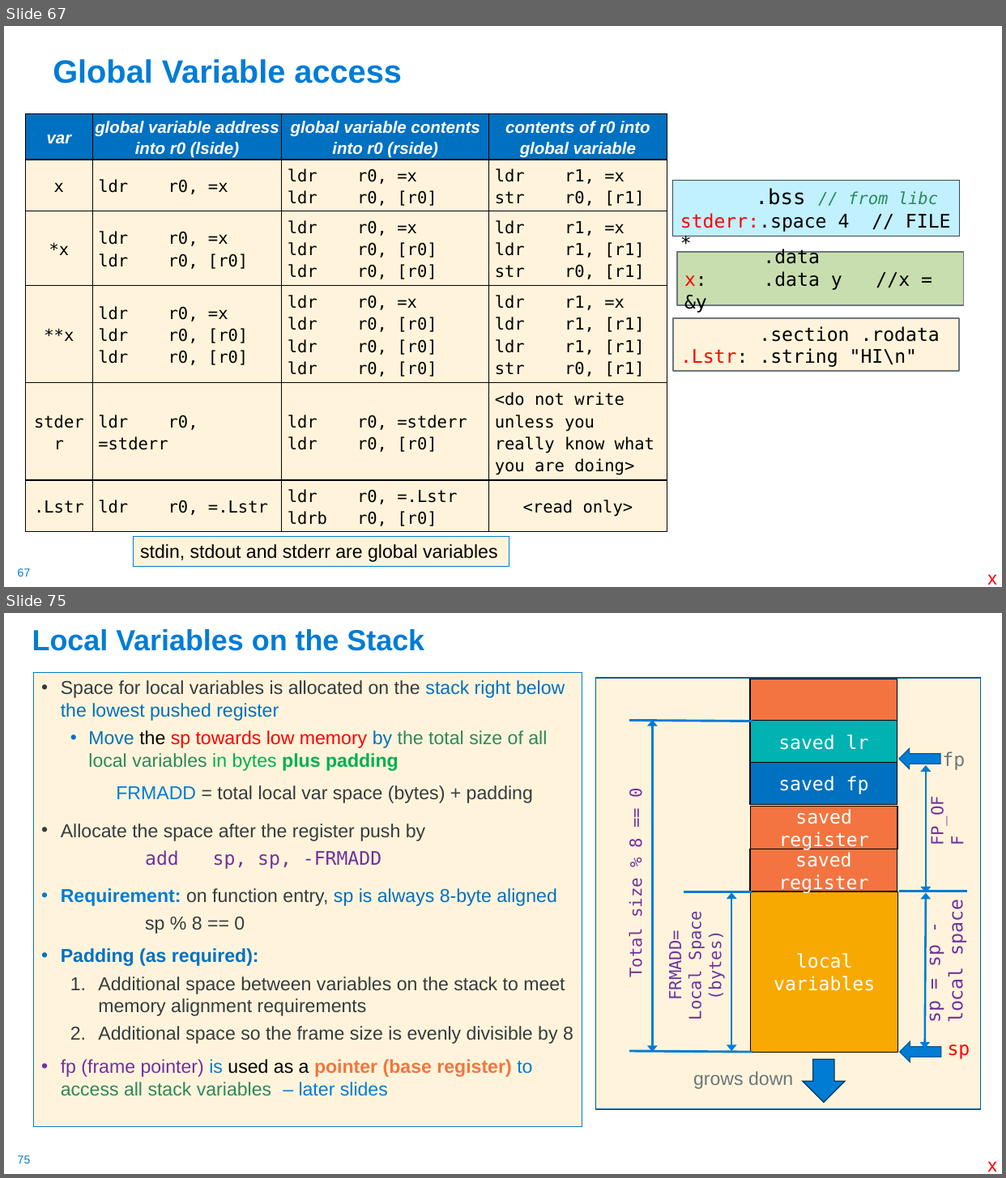
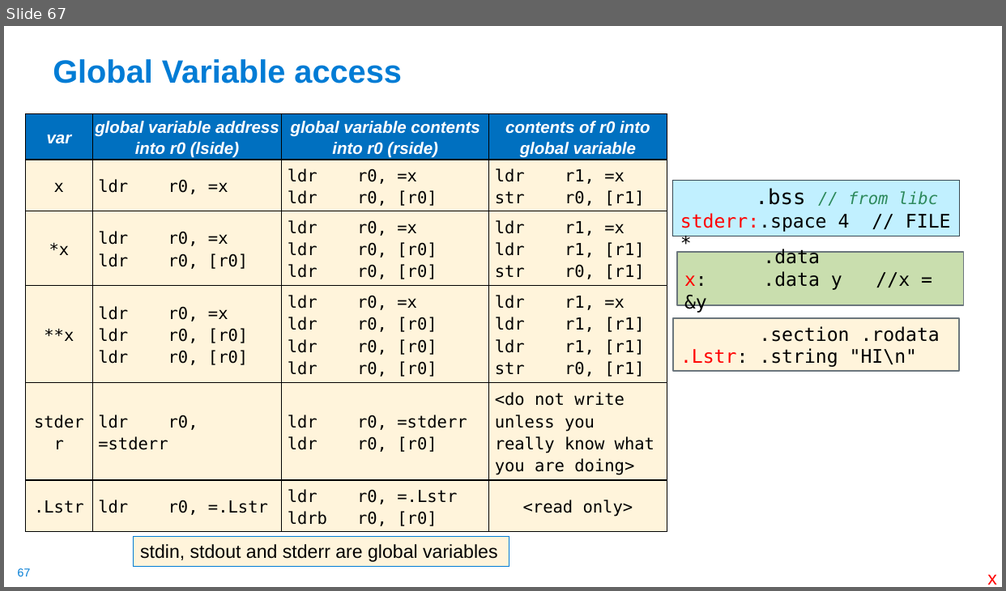
Before and after one commit to cse30-sp24/Muller-Slides, a slide deck: Lecture-16.pptx. Shown one above the other, each under a label of ours: slides 67 and 75 before the commit, slide 67 after it; the slides between them are not shown. The pictures are 1006x1178 and 1006x591 pixels, drawn with LibreOffice and Linux fonts; fonts in the diff are those of the drawing. Boxes give left, top, right and bottom in pixels: in the first picture for what was removed or moved away, otherwise in the second. Text is boxed around its words. In the diff, an @@ line names an element or a change of style, - is before the commit and + after.

```diff
--- a/Lecture-16.pptx
+++ b/Lecture-16.pptx
@@ slide 75 removed at [4,613,1002,1174], background #FFFFFF; not listed: 1 template element that a slide beside it also shows @@
@@ title removed at [32,629,424,651] @@
-Local Variables on the Stack
@@ text removed at [34,672,582,1127] @@
-• Space for local variables is allocated on the stack right below the lowest pushed register
-  • Move the sp towards low memory by the total size of all local variables in bytes plus padding
-FRMADD = total local var space (bytes) + padding
-• Allocate the space after the register push by
-  add sp, sp, -FRMADD
-• Requirement: on function entry, sp is always 8-byte aligned
-  sp % 8 == 0
-• Padding (as required):
-  1. Additional space between variables on the stack to meet memory alignment requirements
-  2. Additional space so the frame size is evenly divisible by 8
-• fp (frame pointer) is used as a pointer (base register) to access all stack variables – later slides
@@ rectangle removed at [596,678,980,1110] @@
@@ rectangle removed at [750,679,898,722] @@
@@ line removed from (629, 720) to (752, 722) @@
@@ double arrow removed from (652, 720) to (652, 1053) @@
@@ rectangle removed at [750,721,898,764] @@
-saved lr
@@ left arrow removed at [899,748,940,769] @@
@@ text removed at [942,752,965,770] @@
-fp
@@ rectangle removed at [750,763,898,806] @@
-saved fp
@@ double arrow removed from (926, 766) to (926, 893) @@
@@ text removed at [626,789,646,977] @@
-Total size % 8 == 0
@@ rectangle removed at [750,806,898,849] @@
-saved register
@@ text removed at [928,801,948,844] @@
-FP_OFF
@@ rectangle removed at [750,850,898,892] @@
-saved register
@@ line removed from (684, 892) to (752, 892) @@
@@ double arrow removed from (731, 893) to (731, 1052) @@
@@ rectangle removed at [751,892,898,1053] @@
-local
-variables
@@ line removed from (899, 892) to (967, 892) @@
@@ double arrow removed from (926, 893) to (925, 1049) @@
@@ text removed at [666,916,725,1019] @@
-FRMADD=
-Local Space (bytes)
@@ text removed at [923,905,967,1024] @@
-sp = sp - local space
@@ left arrow removed at [900,1042,941,1063] @@
@@ text removed at [948,1045,970,1059] @@
-sp
@@ line removed from (629, 1052) to (752, 1053) @@
@@ text removed at [693,1071,793,1089] @@
-grows down
@@ down arrow removed at [803,1060,846,1102] @@
@@ text removed at [987,1161,997,1172] @@
-x
```
Also in this commit, not shown: 1 slide changed, 24 other slides removed, 1 other file.
